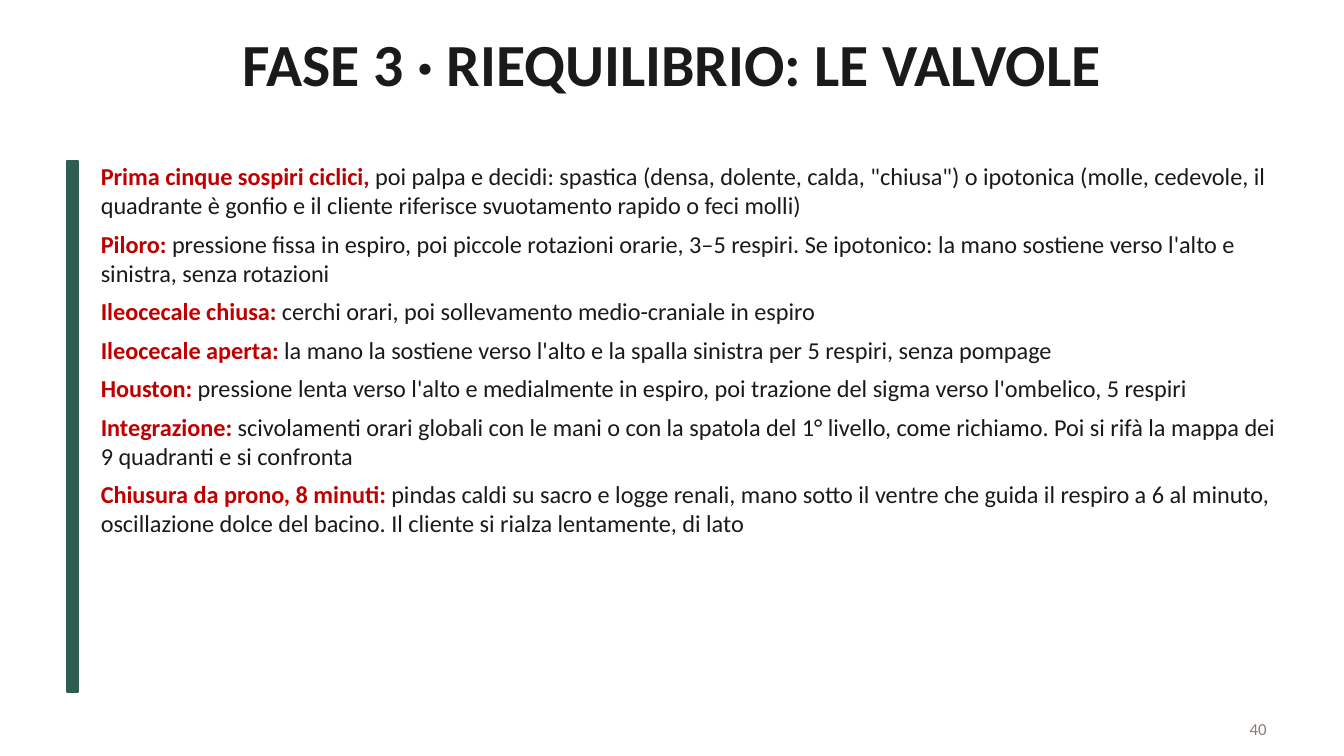
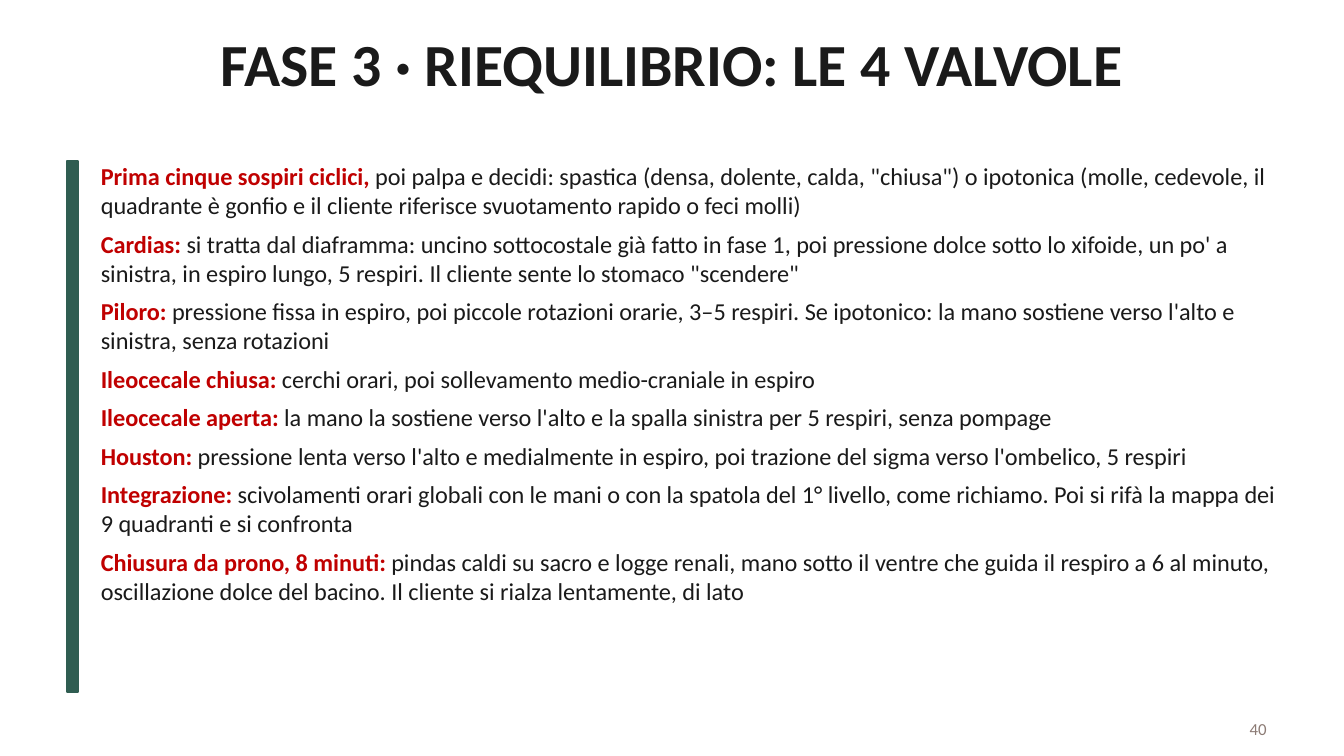
Before and after one commit to davidemcb/kinesiologia-studio, a slide deck: slide 40 of formazione/dispense/viscerale-2-livello.pptx. Drawn at 1344x756 pixels with LibreOffice and Linux fonts; fonts in the diff are those of the drawing. Boxes give left, top, right and bottom in pixels: in the first picture for what was removed or moved away, otherwise in the second. Text is boxed around its words. In the diff, an @@ line names an element or a change of style, - is before the commit and + after.

```diff
--- a/formazione/dispense/viscerale-2-livello.pptx
+++ b/formazione/dispense/viscerale-2-livello.pptx
@@ title at (x1=220, y1=47, x2=1122, y2=94): text changed @@
-FASE 3 · RIEQUILIBRIO: LE VALVOLE
+FASE 3 · RIEQUILIBRIO: LE 4 VALVOLE
@@ text at (x1=101, y1=236, x2=1228, y2=286): paragraph added @@
+• Cardias: si tratta dal diaframma: uncino sottocostale già fatto in fase 1, poi pressione dolce sotto lo xifoide, un po' a sinistra, in espiro lungo, 5 respiri. Il cliente sente lo stomaco "scendere"
```
Also in this commit, not shown: 4 other slides changed.
